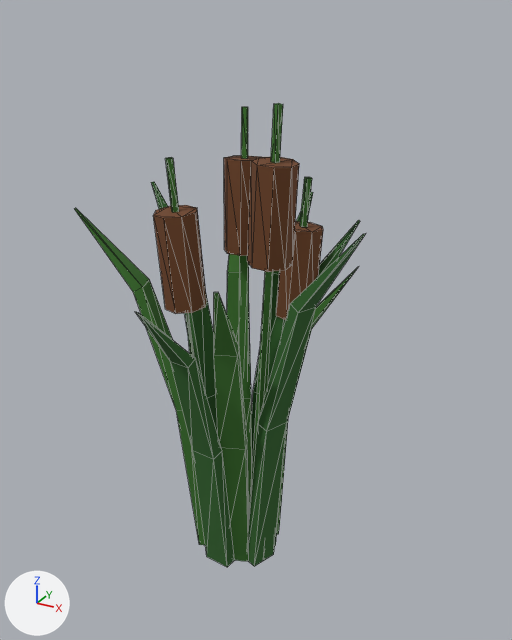
One commit to the glTF model assets/models/tuft_reeds.glb: the scene before it, then after it.
Both versions are drawn from a 50 mm lens placed at (4.79, -8.15, 8.18), pointed at (0.2, 0.2, 4.01). The lights are fixed; the arrows at lower left show +X, +Y and +Z. The picture after the commit comes second. Mesh edges are drawn as thin lines. Vertices at exactly the same position are counted once.

The first picture shows 'Fabric__704426', 'Grass__2E6228', 'Grass__3E762E'.
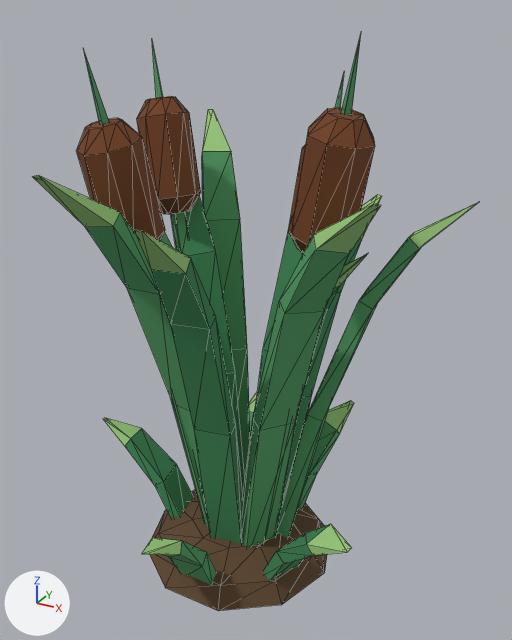
What changed in the scene script:
```text
Change me_grass__2e6228:
    verts and faces of me_grass__2e6228; kept vertices keep their numbers, new ones are numbered from 70
    remove me_grass__2e6228.from_pydata(...)  # 70 vertices, 110 faces; spans x -1.77..2.15, y -1.98..1.93, z 0.0..5.86
    remove me_grass__2e6228.materials.append(mat_grass__2e6228)  # dark green #2e6228
    add me_grass__2e6228.from_pydata(...)  # 120 vertices, 176 faces; spans x -2.02..2.02, y -2.2..2.62, z 0.1..6.1
    me_grass__2e6228 part 1: the loose piece of 14 vertices spanning x -0.16..0.32, y 0.34..1.93, z 0.0..5.55 is rebuilt with 16 vertices and now spans x -0.24..0.55, y 0.42..2.62, z 0.1..6.1, in mat_grass__408a58 (green #408a58)
    me_grass__2e6228 part 2: the loose piece of 14 vertices spanning x 0.32..2.15, y -0.82..0.05, z 0.0..5.86 is rebuilt with 16 vertices and now spans x 0.12..1.76, y -0.87..0.16, z 0.1..5.19, in mat_grass__408a58 (green #408a58)
    me_grass__2e6228 part 3: the loose piece of 14 vertices spanning x -1.77..-0.2, y -0.13..0.54, z 0.0..5.77 is rebuilt with 16 vertices and now spans x -1.8..-0.02, y -0.12..1.27, z 0.1..5.62, in mat_grass__408a58 (green #408a58)
    me_grass__2e6228 part 4: the loose piece of 14 vertices spanning x 0.07..1.35, y 0.04..1.24, z 0.0..5.41 is rebuilt with 16 vertices and now spans x -0.03..1.1, y 0.37..2.11, z 0.1..5.05, in mat_grass__408a58 (green #408a58)
    me_grass__2e6228 part 5: the loose piece of 14 vertices spanning x -0.31..0.16, y -1.98..-0.39, z 0.0..4.86 is rebuilt with 16 vertices and now spans x -0.19..0.61, y -2.2..-0.26, z 0.1..5.67, in mat_grass__408a58 (green #408a58)
    me_grass__2e6228 part 6
    add verts[70] = (-0.78, -0.38, 0.1)
    add verts[71] = (-0.85, 0.18, 0.1)
    add verts[72] = (-1.05, 0.15, 0.1)
    add verts[73] = (-0.98, -0.41, 0.1)
    add verts[74] = (-1.19, -0.42, 1.05)  # pixel (163, 481)
    add verts[75] = (-1.31, 0.13, 1.01)  # pixel (176, 464)
    add verts[76] = (-1.47, 0.08, 0.9)
    add verts[77] = (-1.35, -0.46, 0.93)  # pixel (154, 485)
    add verts[78] = (-1.8, -0.44, 1.7)  # pixel (130, 438)
    add verts[79] = (-1.92, 0.01, 1.61)  # pixel (141, 428)
    add verts[80] = (-2.02, -0.04, 1.47)
    add verts[81] = (-1.9, -0.49, 1.55)  # pixel (124, 446)
    add faces += [(70, 71, 75), (70, 75, 74), (71, 72, 76), (71, 76, 75), (72, 73, 77), (72, 77, 76)]
    add faces += [(70, 74, 73), (73, 74, 77), (74, 75, 79), (74, 79, 78), (75, 76, 80), (75, 80, 79)]
    add faces += [(76, 77, 81), (76, 81, 80), (74, 78, 77), (77, 78, 81)]
    me_grass__2e6228 part 7
    add verts[82] = (1.0, -0.21, 0.1)
    add verts[83] = (0.73, -0.71, 0.1)
    add verts[84] = (0.91, -0.8, 0.1)
    add verts[85] = (1.17, -0.31, 0.1)
    add verts[86] = (1.38, -0.43, 1.04)  # pixel (305, 533)
    add verts[87] = (1.16, -0.95, 1.0)  # pixel (276, 551)
    add verts[88] = (1.32, -1.0, 0.89)  # pixel (283, 563)
    add verts[89] = (1.53, -0.49, 0.93)
    add verts[90] = (1.91, -0.78, 1.68)  # pixel (330, 523)
    add verts[91] = (1.75, -1.21, 1.59)  # pixel (306, 544)
    add verts[92] = (1.85, -1.22, 1.45)  # pixel (312, 555)
    add verts[93] = (2.02, -0.79, 1.54)
    add faces += [(82, 83, 87), (82, 87, 86), (83, 84, 88), (83, 88, 87), (84, 85, 89), (84, 89, 88)]
    add faces += [(82, 86, 85), (85, 86, 89), (86, 87, 91), (86, 91, 90), (87, 88, 92), (87, 92, 91)]
    add faces += [(88, 89, 93), (88, 93, 92), (86, 90, 89), (89, 90, 93)]
    other edits to the shape of me_grass__2e6228 do not show in these pictures
    add me_grass__2e6228.materials.append(mat_grass__408a58)  # green #408a58
Remove ob_grass__3e762e:
    ob_grass__3e762e = bpy.data.objects.new('Grass__3E762E', me_grass__3e762e)
Remove ob_fabric__704426:
    ob_fabric__704426 = bpy.data.objects.new('Fabric__704426', me_fabric__704426)
Add ob_fabric__744222:
    ob_fabric__744222 = bpy.data.objects.new('Fabric__744222', me_fabric__744222)  # 128 vertices, 240 faces; spans x -2.14..2.15, y -1.84..1.69, z 4.85..7.17; in mat_fabric__744222 (brown #744222)
    ob_fabric__744222.location = (0.0, 0.0, 0.0)
Add ob_grass__549e66:
    ob_grass__549e66 = bpy.data.objects.new('Grass__549E66', me_grass__549e66)  # 172 vertices, 232 faces; spans x -1.96..2.45, y -2.15..2.13, z 0.1..7.97; in mat_grass__549e66 (green #549e66)
    ob_grass__549e66.location = (0.0, 0.0, 0.0)
Add ob_grass__9ccc7e:
    ob_grass__9ccc7e = bpy.data.objects.new('Grass__9CCC7E', me_grass__9ccc7e)  # 96 vertices, 96 faces; spans x -2.47..3.04, y -2.8..3.27, z 1.24..6.61; in mat_grass__9ccc7e (green #9ccc7e)
    ob_grass__9ccc7e.location = (0.0, 0.0, 0.0)
Add ob_mud__5e462e:
    ob_mud__5e462e = bpy.data.objects.new('Mud__5E462E', me_mud__5e462e)  # 31 vertices, 58 faces; spans x -1.55..1.55, y -1.47..1.47, z 0.0..0.6; in mat_mud__5e462e (brown #5e462e)
    ob_mud__5e462e.location = (0.0, 0.0, 0.0)
```

Boxes [x1, y1, x2, y2] around the edits, measured in the pictures (512 x 640 px):
'Grass__549E66', added (green): after [84, 35, 421, 585]
'Grass__2E6228', reshaped: before [136, 182, 365, 567]; after [125, 196, 362, 581]
'Fabric__744222', added (brown): after [77, 96, 375, 254]
'Grass__3E762E', deleted: before [75, 103, 358, 561]
'Fabric__704426', deleted (brown): before [153, 156, 323, 320]
'Mud__5E462E', added (brown): after [149, 489, 327, 611]
'Grass__9CCC7E', added: after [33, 109, 477, 556]
part 1 of me_grass__2e6228, rebuilt: before [251, 192, 313, 462]; after [256, 228, 303, 403]
part 2 of me_grass__2e6228, rebuilt (mostly hidden afterwards): before [248, 234, 365, 566]; after [243, 285, 341, 503]
part 3 of me_grass__2e6228, rebuilt: before [151, 182, 218, 434]; after [179, 196, 245, 493]
part 4 of me_grass__2e6228, rebuilt: before [316, 220, 360, 278]; after [281, 238, 362, 506]
part 5 of me_grass__2e6228, rebuilt (7% narrower, 12% taller): before [136, 312, 235, 567]; after [152, 259, 244, 544]
part 6 of me_grass__2e6228, added (green): after [125, 429, 194, 518]
part 7 of me_grass__2e6228, added (green): after [263, 524, 330, 581]
